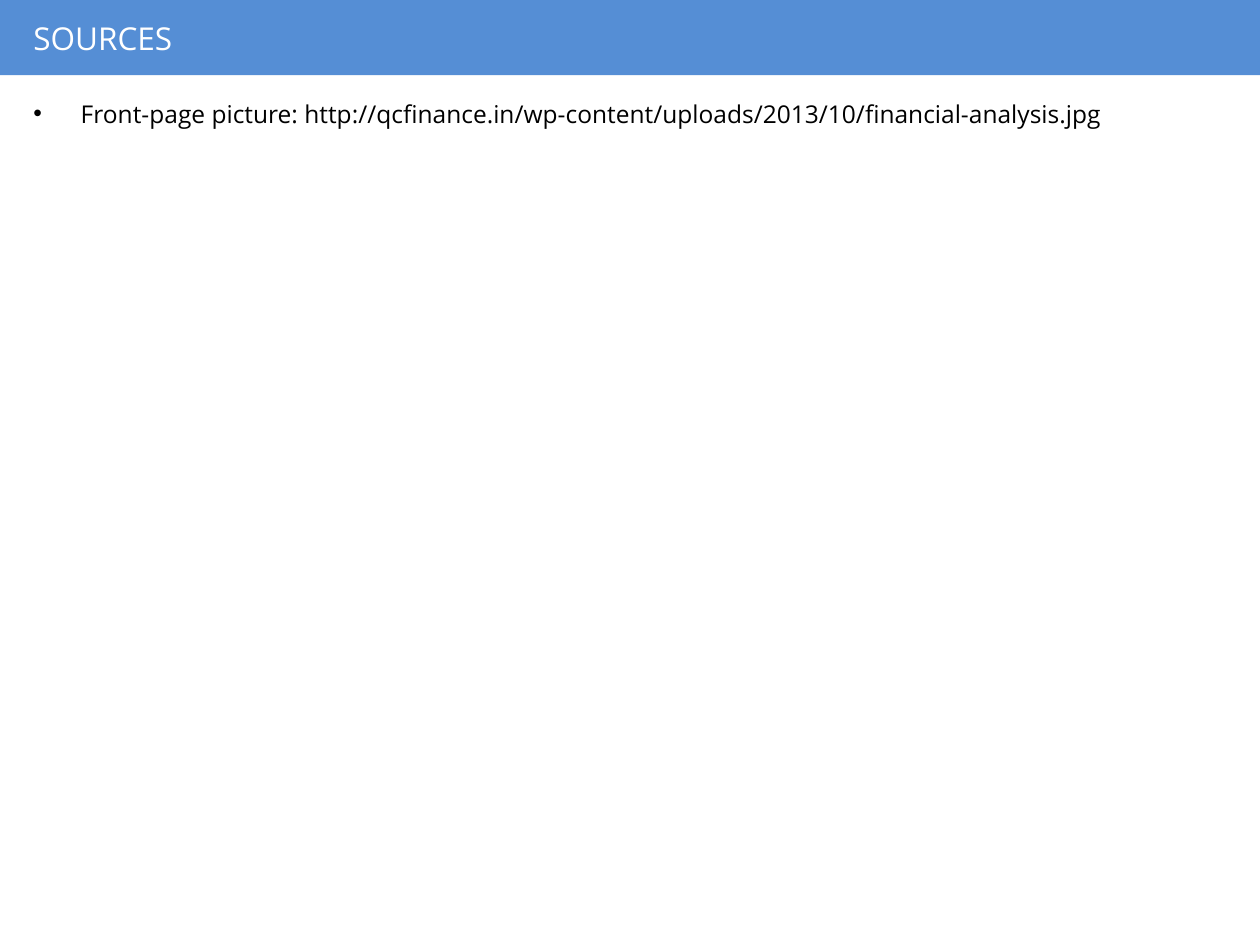
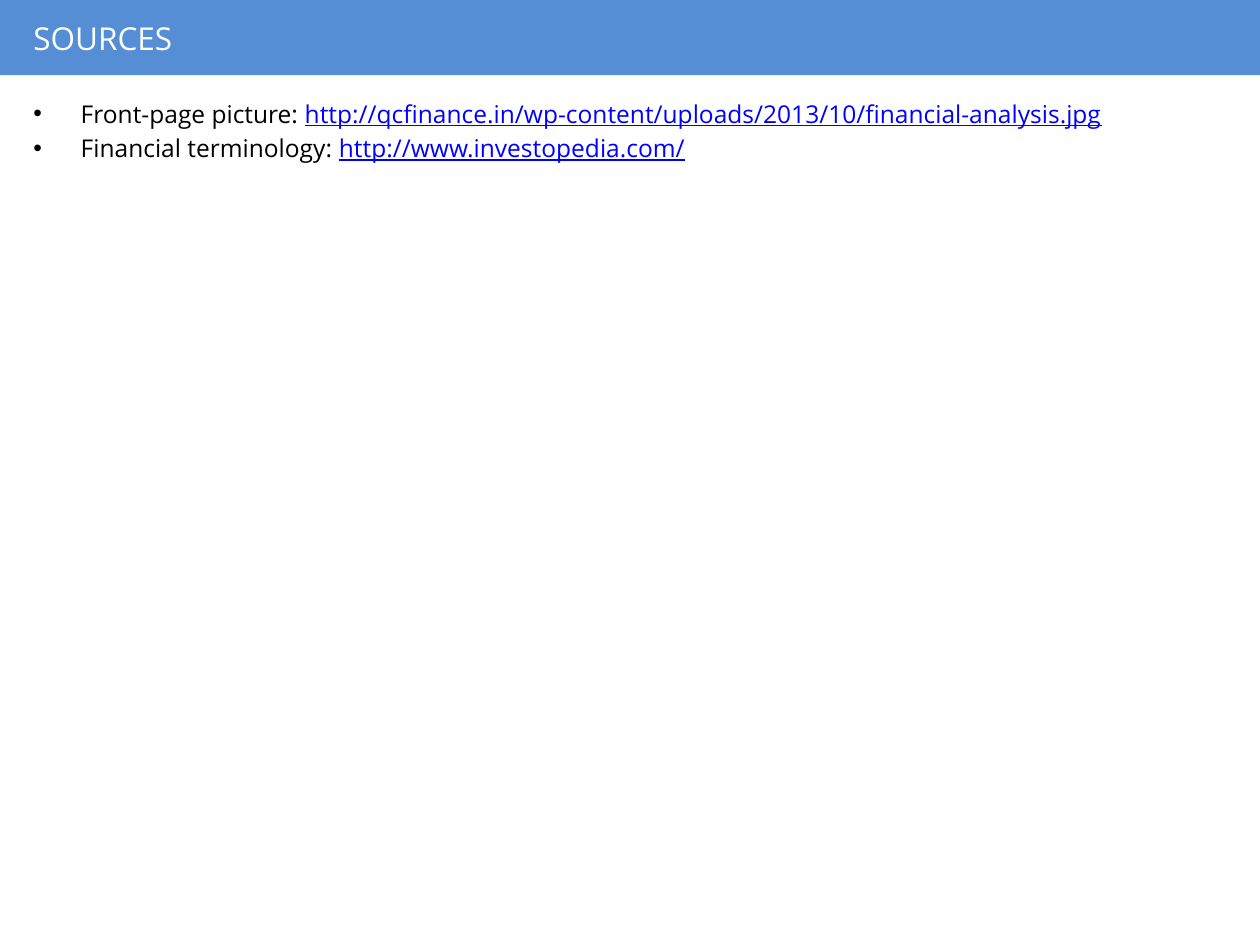
Before and after one commit to elleismatic/stat133-final, a slide deck: slide 8 of report/extra_credit_presentation.pptx (slide 3 before the commit). Drawn at 1260x945 pixels with LibreOffice and Linux fonts; fonts in the diff are those of the drawing. Boxes give left, top, right and bottom in pixels: in the first picture for what was removed or moved away, otherwise in the second. Text is boxed around its words. In the diff, an @@ line names an element or a change of style, - is before the commit and + after.

```diff
--- a/report/extra_credit_presentation.pptx
+++ b/report/extra_credit_presentation.pptx
@@ text at <box>81,104,1101,129</box>: text colour #000000 to #0000FF, underline on in "http://qcfinance.in/wp-content/uploads/2013/10/financial-ana ..." @@
@@ text at <box>81,138,685,163</box>: paragraph added @@
+• Financial terminology: http://www.investopedia.com/
```
Also in this commit, not shown: 1 other slide changed, 6 slides added, 1 slide removed, 3 other files.
